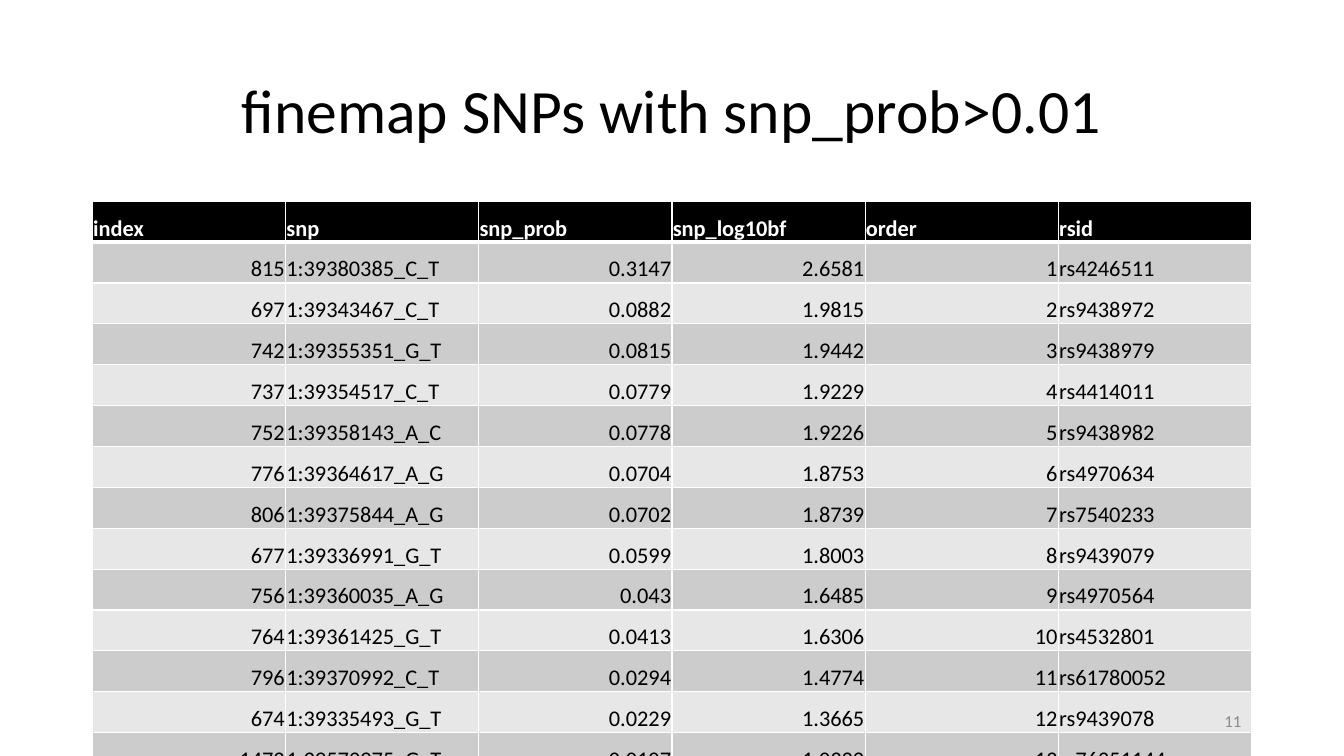
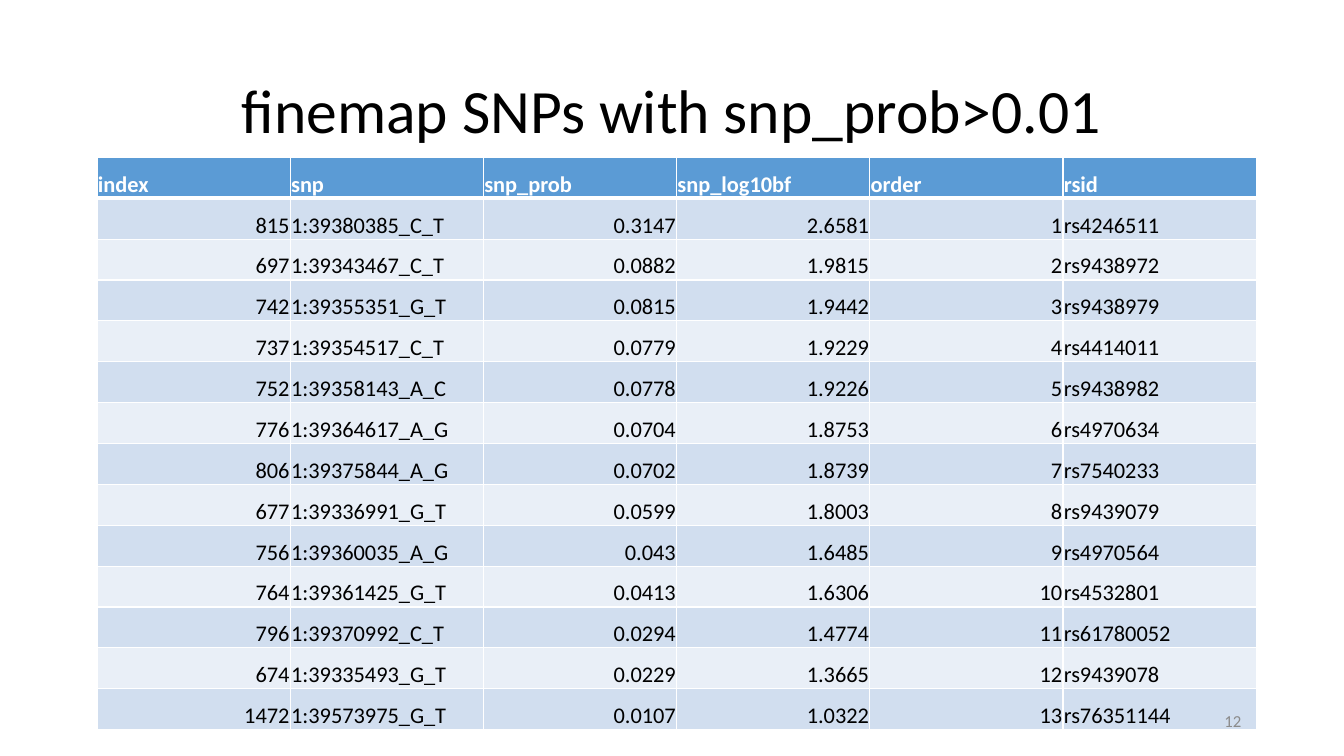
Before and after one commit to jinghuazhao/FM-pipeline, a slide deck: slide 12 of README.pptx (slide 11 before the commit). Drawn at 1344x756 pixels with LibreOffice and Linux fonts; fonts in the diff are those of the drawing. Boxes give left, top, right and bottom in pixels: in the first picture for what was removed or moved away, otherwise in the second. Text is boxed around its words. In the diff, an @@ line names an element or a change of style, - is before the commit and + after.

```diff
--- a/README.pptx
+++ b/README.pptx
@@ table at box(97, 157, 1258, 733) @@
@@ fill #000000 to #5B9BD5 in row 1 @@
@@ fill #CCCCCC to #D2DEEF in 42 cells @@
@@ fill #E7E7E7 to #EAEFF7 in 36 cells @@
@@ table: place and size @@
-table at box(93, 202, 1254, 756)
+table at box(97, 157, 1258, 733)
@@ page number at box(1224, 716, 1241, 732): text changed @@
-11
+12
```
Also in this commit, not shown: 8 other slides changed.
